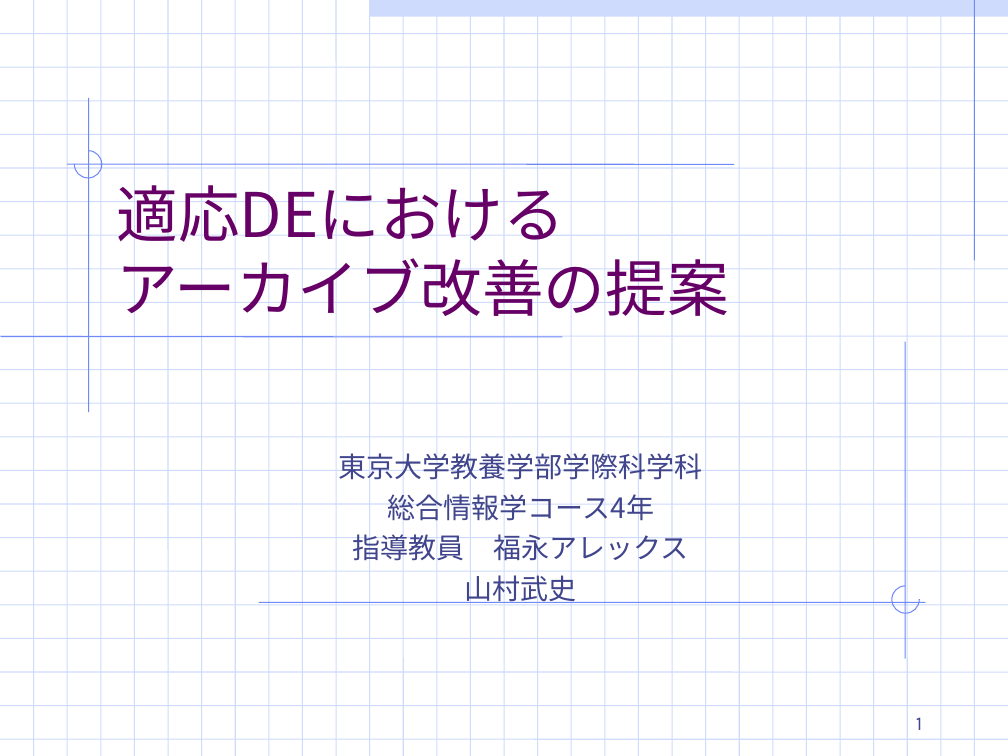
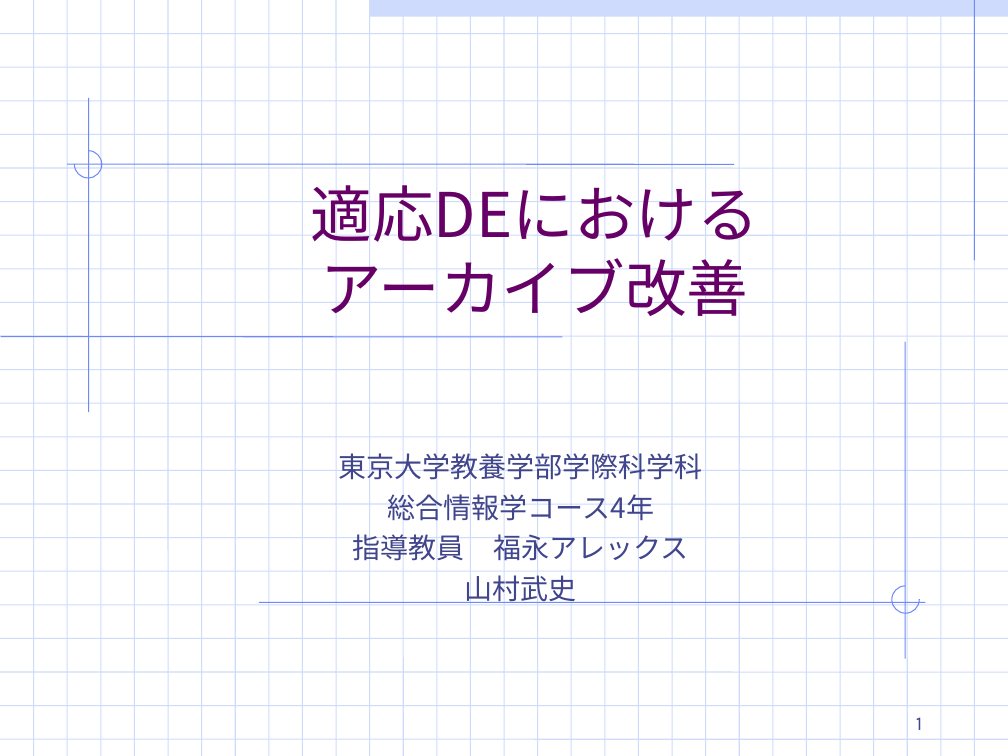
Before and after one commit to TakefumiYamamura/labolatry, a slide deck: slide 1 of 適応DE.ppt. Drawn at 1008x756 pixels with LibreOffice and Linux fonts; fonts in the diff are those of the drawing. Boxes give left, top, right and bottom in pixels: in the first picture for what was removed or moved away, otherwise in the second. Text is boxed around its words. In the diff, an @@ line names an element or a change of style, - is before the commit and + after.

Commit message:
アーカイブ変更

```diff
--- a/適応DE.ppt
+++ b/適応DE.ppt
@@ title at (310, 174, 758, 327): text changed @@
-適応DEにおける
-アーカイブ改善の提案
+適応DEにおける
+アーカイブ改善
```
Also in this commit, not shown: 3 other slides changed, 3 slides added, 8 other files.
